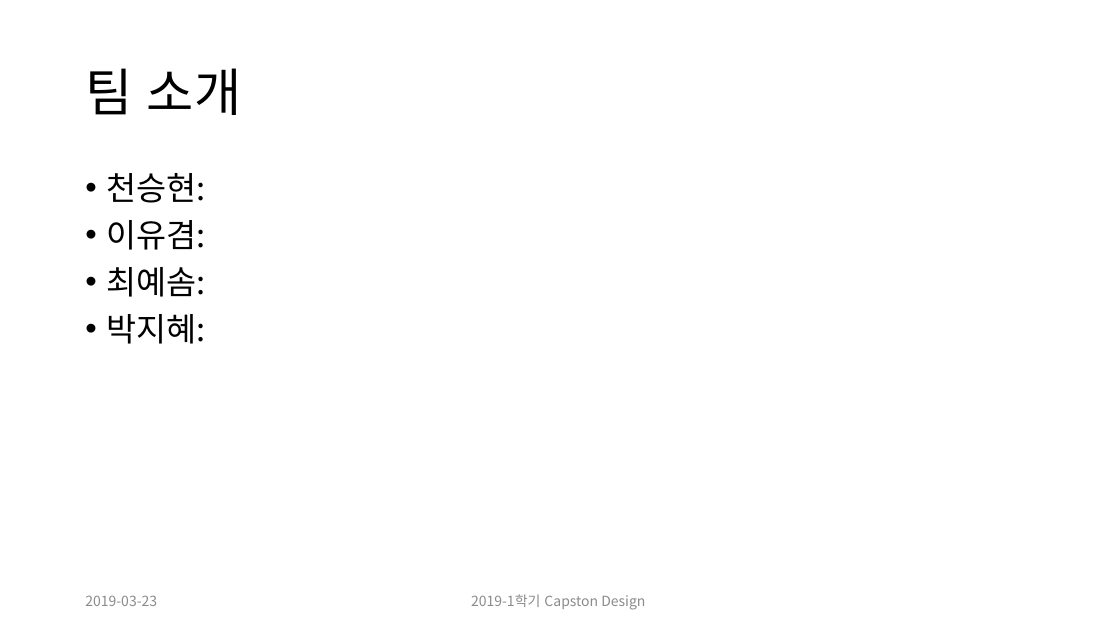
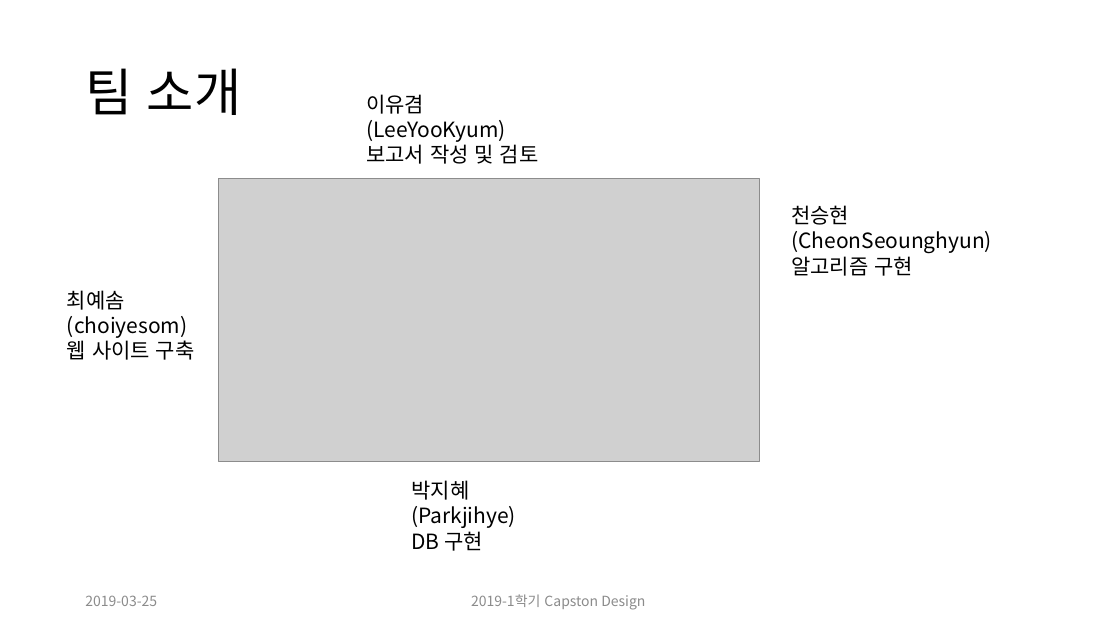
Before and after one commit to CheonSeounghyun/Coordination-Recommend, a slide deck: slide 3 of document/Capston Design Proposal_update(ppt).pptx. Drawn at 1120x630 pixels with LibreOffice and Linux fonts; fonts in the diff are those of the drawing; grey boxes stand for pictures. Boxes give left, top, right and bottom in pixels: in the first picture for what was removed or moved away, otherwise in the second. Text is boxed around its words. In the diff, an @@ line names an element or a change of style, - is before the commit and + after.

Commit message:
ppt

```diff
--- a/document/Capston Design Proposal_update(ppt).pptx
+++ b/document/Capston Design Proposal_update(ppt).pptx
@@ text added at <box>366,94,539,164</box>, 18 pt, text #000000 @@
+이유겸
+(LeeYooKyum)
+보고서 작성 및 검토
@@ text removed at <box>106,173,205,344</box> @@
-• 천승현:
-• 이유겸:
-• 최예솜:
-• 박지혜:
@@ picture added at <box>219,179,760,461</box> @@
@@ text added at <box>791,205,992,276</box>, 18 pt, text #000000 @@
+천승현(CheonSeounghyun)
+알고리즘 구현
@@ text added at <box>67,290,195,360</box>, 18 pt, text #000000 @@
+최예솜
+(choiyesom)
+웹 사이트 구축
@@ text added at <box>411,480,516,551</box>, 18 pt, text #000000 @@
+박지혜
+(Parkjihye)
+DB 구현
@@ text at <box>85,595,157,606</box>: text changed @@
-2019-03-23
+2019-03-25
```
Also in this commit, not shown: 12 other slides changed.
